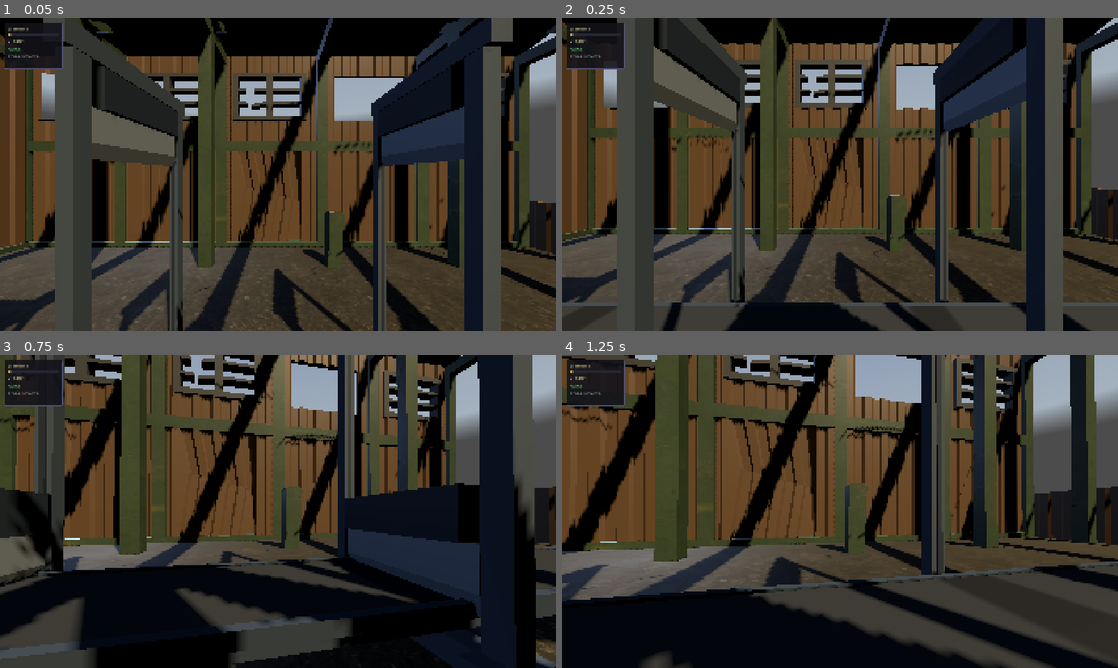
Above: before the commit, frames 1-4 (two rows, left to right).
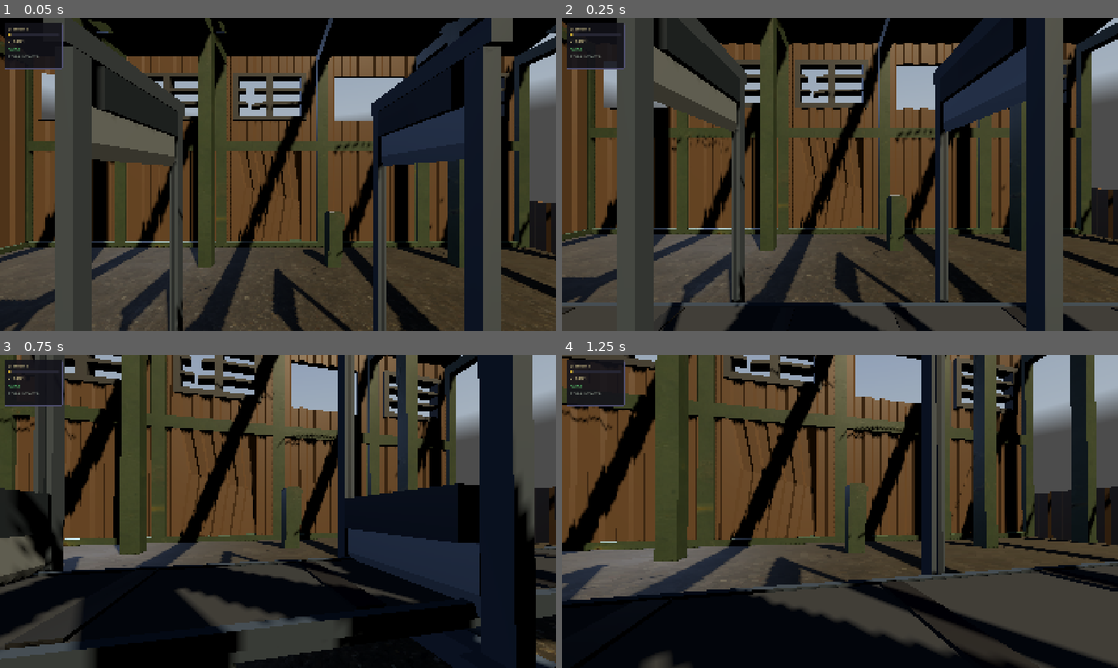
Above: after the commit, the same moments.

Repository: mateusalkimim/relativity-paradox-lab
Game: Godot game, scene res://scenes/main.tscn
Two runs of this game, one before a commit and one after it. Both use one fixed random seed, a clock stepped at 60 frames per second and the inputs below. A sky picture missing from this copy of the repository is replaced by a grey-blue gradient.
Inputs (mouse positions are in pixels of both pictures, inside the frame that each line leads up to):
- Up to frame 1 (0.05 s): no input
- Up to frame 2 (0.25 s): no input
- Up to frame 3 (0.75 s): move the mouse to (305, 511) at 0.52 s; hold W (move_forward) from 0.53 s (still down); hold Space (action_primary) from 0.53 s (still down)
- Up to frame 4 (1.25 s): keep holding W (move_forward); keep holding Space (action_primary)

Frame 1 is identical in both runs. In frame 2, less than 0.1% of the frame differs, in the area x 0-100%, y 92-100%; in frame 3, 0.5%; in frame 4, 1.0%, in the area x 56-100%, y 68-100%.

Commit message:
feat(esteira): correia física no lugar do UV scroll
O UV scroll dependia de um fator de ajuste visual e nunca casou com o
movimento da tora. Agora a correia tem sarrafos físicos (filhos da Correia,
saem do MovingWorld juntos no reparent) que transladam com o MESMO passo da
tora (belt_beta * VISUAL_C * delta) e dão wrap modular nas pontas — o
movimento bate por construção. Rolos giram com ω = v/r (pino de contraste
nas capas das pontas para o giro ser visível). Tudo só em ALICE; em BOB a
superfície está em repouso com a tora. Material da Correia no .tscn vira
cinza chapado (gradient de listras removido).

Co-Authored-By: Claude Fable 5 <noreply@anthropic.com>

Diff:
--- a/scenes/world/esteira.tscn
+++ b/scenes/world/esteira.tscn
@@ -1,29 +1,13 @@
-[gd_scene load_steps=9 format=3]
+[gd_scene load_steps=7 format=3]
 
 [ext_resource type="Script" path="res://scripts/esteira.gd" id="1"]
 
-; Gradient para a textura de listras da correia.
-; Uma banda escura (#2A2A2A) de U=0.69 a U=0.81 por período de textura.
-; Transição em 2 pontos (0.69→0.71 e 0.79→0.81) cria hard-edge de ~1px em 64px de largura.
-[sub_resource type="Gradient" id="2"]
-offsets = PackedFloat32Array(0.0, 0.69, 0.71, 0.79, 0.81, 1.0)
-colors = PackedColorArray(0.22745, 0.22745, 0.22745, 1, 0.22745, 0.22745, 0.22745, 1, 0.16471, 0.16471, 0.16471, 1, 0.16471, 0.16471, 0.16471, 1, 0.22745, 0.22745, 0.22745, 1, 0.22745, 0.22745, 0.22745, 1)
-
-; 64px suficientes para os 6 stops ficarem nítidos sem desperdício de VRAM
-[sub_resource type="GradientTexture1D" id="3"]
-gradient = SubResource("2")
-width = 64
-
-; Material da correia: cinza escuro #3A3A3A.
-; albedo_color branco para que as cores do gradient apareçam sem tinting.
-; uv1_scale.x=10 → 10 tiles de listra nos 20u do belt (1 listra visível a cada 2u).
-; esteira.gd decrementa uv1_offset.x a cada frame → listras se deslocam em +X.
+; Material da correia: cinza escuro chapado. O movimento visível vem dos
+; sarrafos físicos que esteira.gd cria como filhos da Correia — sem UV scroll.
 [sub_resource type="StandardMaterial3D" id="4"]
 shading_mode = 2
-albedo_color = Color(1, 1, 1, 1)
-albedo_texture = SubResource("3")
+albedo_color = Color(0.22745, 0.22745, 0.22745, 1)
 roughness = 0.85
-uv1_scale = Vector3(10.0, 1.0, 1.0)
 
 ; Correia: 20u × 0.05u (espessura) × 1.5u.
 ; Face superior em Y=0.5 → tora (raio=0.25) apoiada em Y=0.75.
@@ -98,8 +82,9 @@
 mesh = SubResource("7")
 surface_material_override/0 = SubResource("6")
 
-; Centro em Y=0.475 → face superior em Y=0.5 (plano de apoio da tora)
-; UV scroll horizontal controlado por esteira.gd via uv1_offset.x
+; Centro em Y=0.475 → face superior em Y=0.5 (plano de apoio da tora).
+; esteira.gd adiciona os sarrafos como filhos; galpao.gd reparenta este nó
+; para fora do MovingWorld (superfície em repouso com a tora, não com o galpão)
 [node name="Correia" type="MeshInstance3D" parent="."]
 transform = Transform3D(1, 0, 0, 0, 1, 0, 0, 0, 1, 0, 0.475, 0)
 mesh = SubResource("5")
--- a/scripts/esteira.gd
+++ b/scripts/esteira.gd
@@ -10,10 +10,15 @@
 const VISUAL_C: float = 5.0
 
 const BELT_LENGTH: float = 20.0
-const UV_SCALE_X: float = 10.0
-
-# Theoretical UV scroll rate: VISUAL_C / (BELT_LENGTH / UV_SCALE_X) = 2.5 UV-units/sec at beta=1.
-const UV_SCROLL_RATE: float = VISUAL_C / (BELT_LENGTH / UV_SCALE_X)
+const BELT_HALF: float = BELT_LENGTH * 0.5
+
+# Sarrafos físicos sobre a correia: transladam com o MESMO passo da tora
+# (belt_beta * VISUAL_C * delta, ver FrameController._process) — o movimento
+# bate por construção. O UV scroll antigo dependia de um fator de ajuste
+# visual e nunca casou com a tora.
+const SLAT_COUNT: int = 10
+const SLAT_SIZE := Vector3(0.25, 0.03, 1.4)
+const COLOR_SLAT: Color = Color(0.16, 0.16, 0.16)
 
 # Paleta §8.2 do README — estrutura metálica, mesmo estilo da guilhotina
 const COLOR_RAIL: Color = Color(0.29, 0.33, 0.38)    # #4A5560 aço cinza-azulado
@@ -34,35 +39,36 @@
 const PIT_X: float = 11.35
 const COLOR_PIT: Color = Color(0.04, 0.04, 0.05)  # quase-preto: lê como buraco
 
-# 2. Exportadas
-
-# Tune this in the Inspector while the game runs to visually match belt speed to tora.
-# 1.0 = theoretical. Adjust until stripes and tora appear to move at the same rate.
-@export var uv_scroll_visual_scale: float = 0.8
-
 # 6. Onready
 @onready var _correia: MeshInstance3D = $Correia
 
 # 5. Variáveis privadas
-var _mat: StandardMaterial3D
+var _slats: Array[MeshInstance3D] = []
+var _spinners: Array[MeshInstance3D] = []
 
 # 7. Funções built-in
 
 func _ready() -> void:
-	var src_mat := _correia.get_surface_override_material(0) as StandardMaterial3D
-	# Duplicate so each Esteira instance has its own uv1_offset.
-	# Sub-resources in .tscn are shared across instances by default — without
-	# duplicate(), scrolling one instance would shift all others simultaneously.
-	_mat = src_mat.duplicate() as StandardMaterial3D
-	# Replace GradientTexture1D (clamp-only) with an ImageTexture that tiles.
-	# GradientTexture1D defaults to clamp mode, so UV > 1 showed solid color —
-	# the stripe was visible only in the first 2 world-units of the 20u belt.
-	_mat.albedo_texture = _create_stripe_texture()
-	_correia.set_surface_override_material(0, _mat)
+	_build_slats()
 	_build_structure()
+	_spinners.append($RoleteEsquerdo as MeshInstance3D)
+	_spinners.append($RoleteDireito as MeshInstance3D)
 
 func _process(delta: float) -> void:
-	_scroll_belt(delta)
+	# Movimento só em ALICE: no referencial de Bob a superfície da correia
+	# está em repouso com a tora — quem recua é a estrutura (MovingWorld).
+	if GameState.current_frame != GameState.Frame.ALICE:
+		return
+	var step := GameState.belt_beta * VISUAL_C * delta
+	for slat in _slats:
+		slat.position.x += step
+		if slat.position.x > BELT_HALF:
+			slat.position.x -= BELT_LENGTH
+	# Rolos giram com ω = v/r. Eixo do cilindro = Y local (deitado no mundo Z);
+	# sinal negativo: topo do rolo tangencia a correia que anda em +X.
+	for spinner in _spinners:
+		var radius := (spinner.mesh as CylinderMesh).top_radius
+		spinner.rotate_object_local(Vector3.UP, -step / radius)
 
 func _unhandled_input(event: InputEvent) -> void:
 	if event.is_action_pressed("speed_up"):
@@ -81,10 +87,11 @@
 	_add_wrap_cap("WrapLeft", -BELT_LENGTH * 0.5)
 	_add_wrap_cap("WrapRight", BELT_LENGTH * 0.5)
 
-	# Roletes intermediários visíveis sob a correia
+	# Roletes intermediários visíveis sob a correia — giram junto com o belt
 	for i: int in MID_ROLLER_XS.size():
-		_add_cylinder("MidRoller%d" % i, Vector3(MID_ROLLER_XS[i], 0.475 - MID_ROLLER_RADIUS, 0.0),
-				MID_ROLLER_RADIUS, 1.5, COLOR_ROLLER, 0.6)
+		_spinners.append(_add_cylinder("MidRoller%d" % i,
+				Vector3(MID_ROLLER_XS[i], 0.475 - MID_ROLLER_RADIUS, 0.0),
+				MID_ROLLER_RADIUS, 1.5, COLOR_ROLLER, 0.6))
 
 	# Trilhos laterais na altura da correia: escondem a borda do belt
 	# (belt edge em z=±0.75; trilho centrado em ±0.79 encosta nela)
@@ -144,11 +151,36 @@
 	_add_box("PitRimLeft", Vector3(PIT_X - 1.1, 0.06, 0.0), Vector3(0.2, 0.12, 2.2), COLOR_RAIL, 0.3)
 	_add_box("PitRimRight", Vector3(PIT_X + 1.1, 0.06, 0.0), Vector3(0.2, 0.12, 2.2), COLOR_RAIL, 0.3)
 
+# Sarrafos: filhos da Correia — saem do MovingWorld junto com ela no reparent
+# do galpao.gd. y local 0.04 = topo da correia + 0.015 de relevo.
+func _build_slats() -> void:
+	var spacing := BELT_LENGTH / SLAT_COUNT
+	for i: int in SLAT_COUNT:
+		var mi := MeshInstance3D.new()
+		mi.name = "Slat%d" % i
+		mi.position = Vector3(-BELT_HALF + spacing * (i + 0.5), 0.04, 0.0)
+		var mesh := BoxMesh.new()
+		mesh.size = SLAT_SIZE
+		mi.mesh = mesh
+		mi.set_surface_override_material(0, _make_metal_material(COLOR_SLAT, 0.0))
+		_correia.add_child(mi)
+		_slats.append(mi)
+
 func _add_wrap_cap(node_name: String, x: float) -> void:
-	_add_cylinder(node_name, Vector3(x, 0.25, 0.0), 0.28, 1.52, COLOR_WRAP, 0.0)
+	var cap := _add_cylinder(node_name, Vector3(x, 0.25, 0.0), 0.28, 1.52, COLOR_WRAP, 0.0)
+	_spinners.append(cap)
+	# Pino de contraste na superfície: o giro de um cilindro liso é invisível
+	var pin := MeshInstance3D.new()
+	pin.name = "Pin"
+	pin.position = Vector3(0.27, 0.0, 0.0)
+	var mesh := BoxMesh.new()
+	mesh.size = Vector3(0.035, 1.45, 0.05)
+	pin.mesh = mesh
+	pin.set_surface_override_material(0, _make_metal_material(COLOR_ROLLER, 0.0))
+	cap.add_child(pin)
 
 func _add_cylinder(node_name: String, pos: Vector3, radius: float, length: float,
-		color: Color, metallic: float = 0.0) -> void:
+		color: Color, metallic: float = 0.0) -> MeshInstance3D:
 	var mi := MeshInstance3D.new()
 	mi.name = node_name
 	mi.position = pos
@@ -163,6 +195,7 @@
 	mi.mesh = mesh
 	mi.set_surface_override_material(0, _make_metal_material(color, metallic))
 	add_child(mi)
+	return mi
 
 func _add_box(node_name: String, pos: Vector3, size: Vector3,
 		color: Color, metallic: float = 0.0) -> void:
@@ -182,35 +215,3 @@
 	mat.roughness = 0.85
 	mat.metallic = metallic
 	return mat
-
-func _scroll_belt(delta: float) -> void:
-	if _mat == null:
-		return
-	# Scroll só em ALICE: no referencial de Bob a superfície da correia está
-	# em repouso com a tora — quem recua é a estrutura (MovingWorld, movido
-	# pelo FrameController). Scroll aqui somaria movimento que não existe.
-	if GameState.current_frame != GameState.Frame.ALICE:
-		return
-	# UV scroll creates the illusion of belt movement without any node translating.
-	# This is preferable to moving geometry: no floating-point drift, no wrap logic,
-	# and frame_controller.gd can scale this whole node for Lorentz contraction
-	# without disturbing the scroll state.
-	# Decreasing uv1_offset.x shifts sampling to lower U values → stripe pattern
-	# appears to move in world +X direction (belt "runs forward").
-	var offset := _mat.uv1_offset
-	offset.x += GameState.belt_beta * UV_SCROLL_RATE * uv_scroll_visual_scale * delta
-	_mat.uv1_offset = offset
-
-func _create_stripe_texture() -> ImageTexture:
-	# 64×4 px: height irrelevant for a horizontal stripe pattern.
-	# Dark band from U=0.69 to U=0.81 — visible at 10× tiling as stripes every 2u.
-	# ImageTexture repeats by default in 3D materials, unlike GradientTexture1D.
-	var img := Image.create(64, 4, false, Image.FORMAT_RGB8)
-	var belt_color := Color(0.22745, 0.22745, 0.22745)
-	var stripe_color := Color(0.16471, 0.16471, 0.16471)
-	for x in 64:
-		var u := float(x) / 64.0
-		var color := stripe_color if (u >= 0.69 and u <= 0.81) else belt_color
-		for y in 4:
-			img.set_pixel(x, y, color)
-	return ImageTexture.create_from_image(img)
